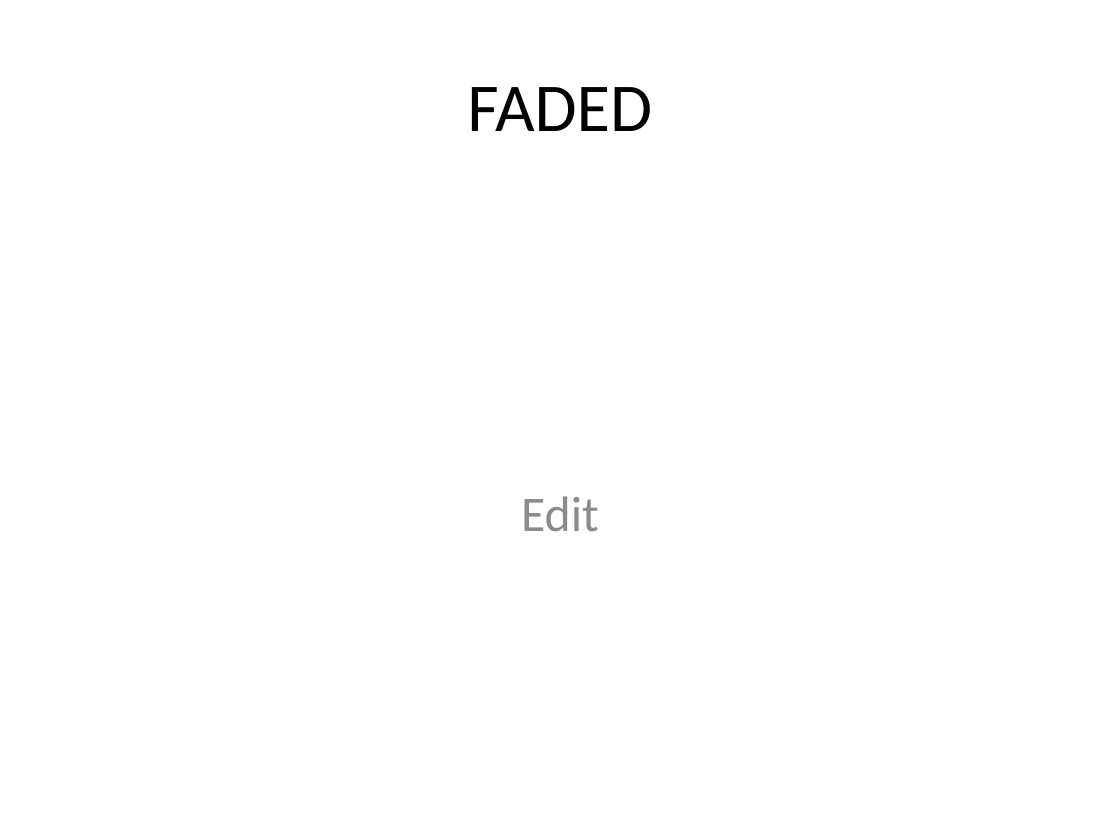
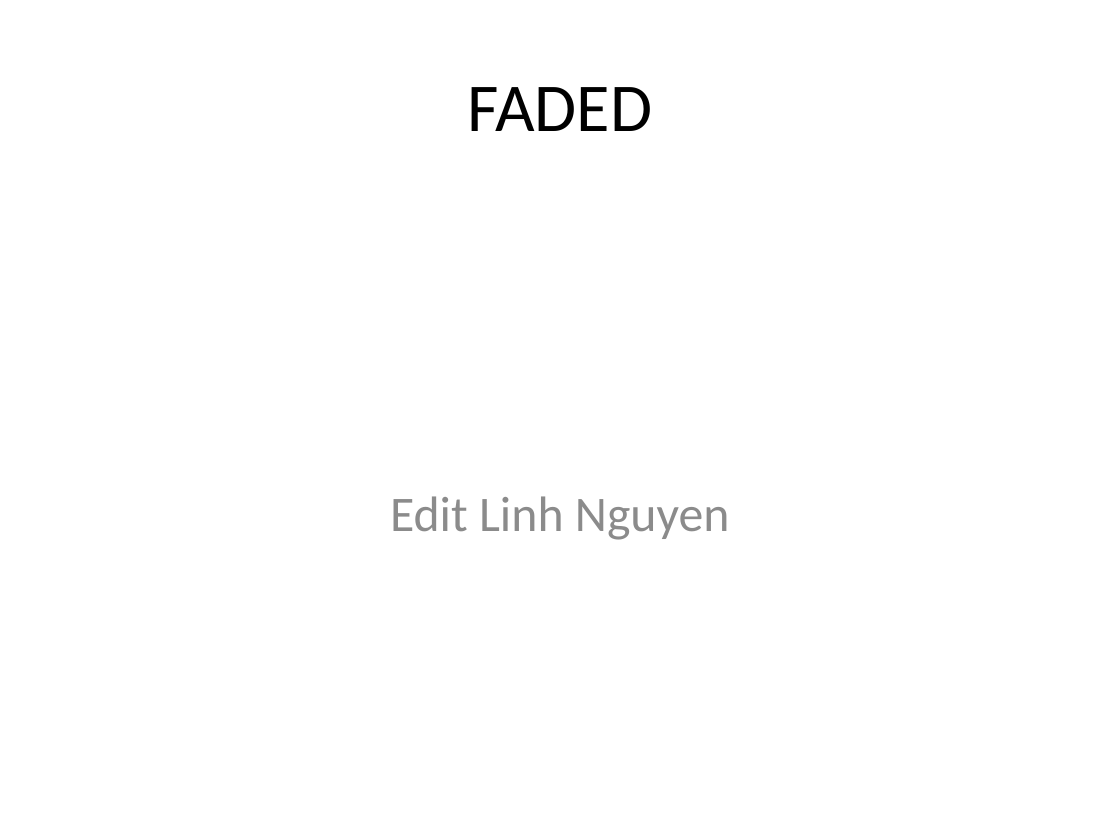
Before and after one commit to linh236/instaclone, a slide deck: slide 2 of public/powerpoints/faded_1.pptx. Drawn at 1120x840 pixels with LibreOffice and Linux fonts; fonts in the diff are those of the drawing. Boxes give left, top, right and bottom in pixels: in the first picture for what was removed or moved away, otherwise in the second. Text is boxed around its words. In the diff, an @@ line names an element or a change of style, - is before the commit and + after.

Commit message:
pptx add preview and download

```diff
--- a/public/powerpoints/faded_1.pptx
+++ b/public/powerpoints/faded_1.pptx
@@ text at box(390, 496, 730, 540): text changed @@
-Edit
+Edit Linh Nguyen
```
Also in this commit, not shown: 38 other files.
